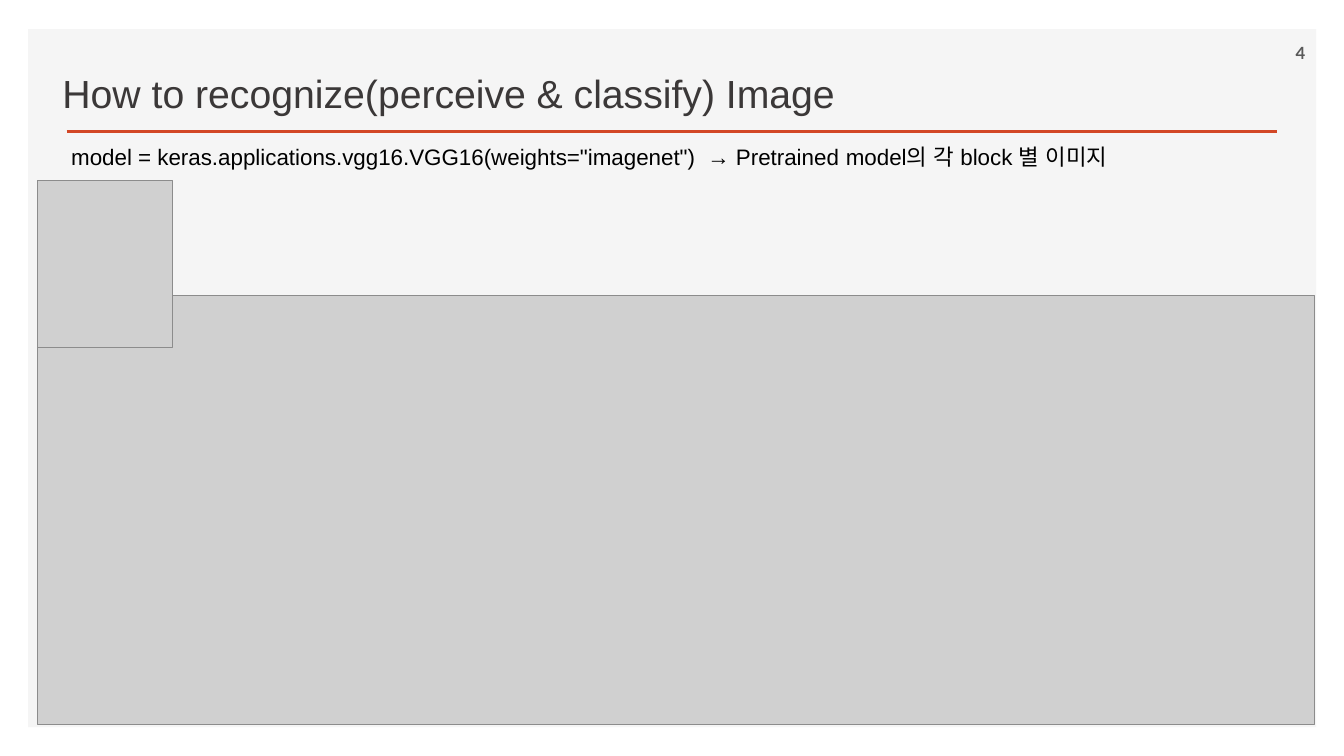
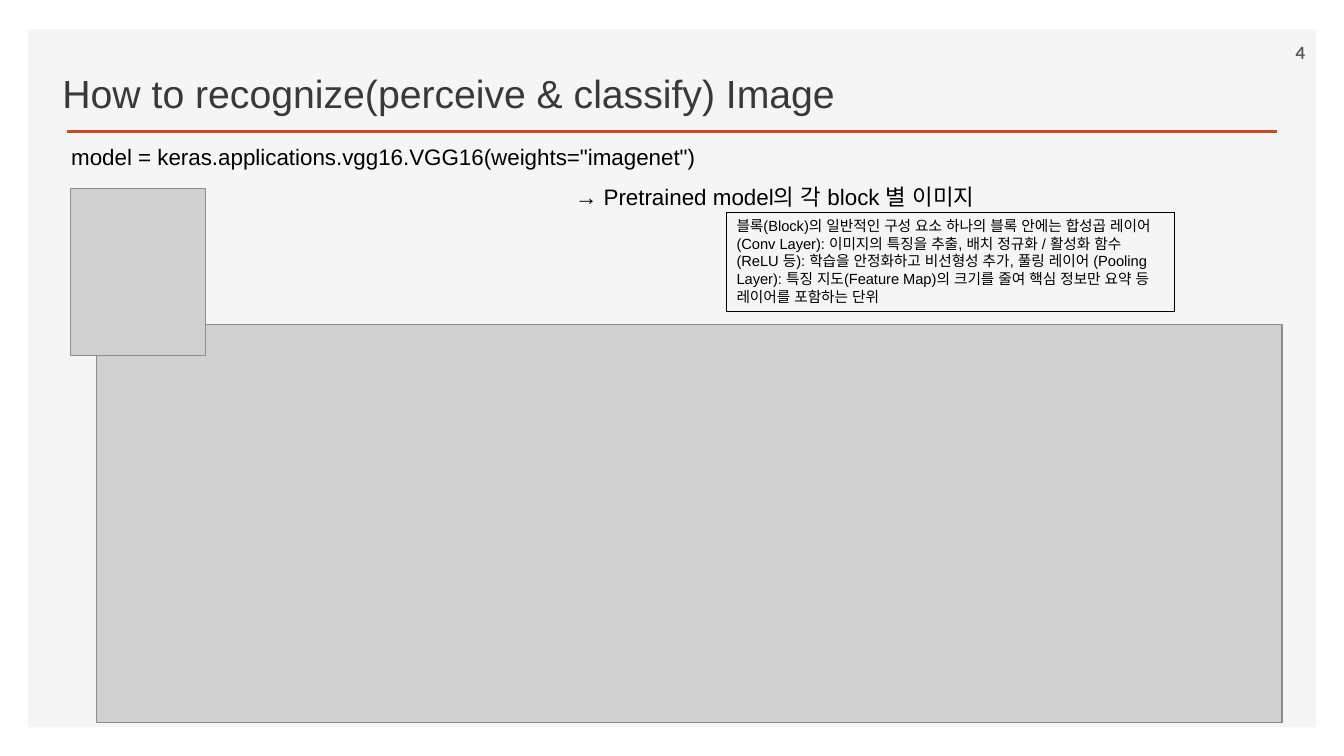
Before and after one commit to ancestor9/2026_Fall_Deep-Learning-with-Python, a slide deck: slide 4 of Chapter 10 Interpreting what ConvNets learn.pptx. Drawn at 1344x756 pixels with LibreOffice and Linux fonts; fonts in the diff are those of the drawing; grey boxes stand for pictures; background and template pictures are left out. Boxes give left, top, right and bottom in pixels: in the first picture for what was removed or moved away, otherwise in the second. Text is boxed around its words. In the diff, an @@ line names an element or a change of style, - is before the commit and + after.

```diff
--- a/Chapter 10 Interpreting what ConvNets learn.pptx
+++ b/Chapter 10 Interpreting what ConvNets learn.pptx
@@ text at box(71, 148, 975, 207): text changed @@
-model = keras.applications.vgg16.VGG16(weights="imagenet") → Pretrained model의 각 block 별 이미지
+model = keras.applications.vgg16.VGG16(weights="imagenet")
+→ Pretrained model의 각 block 별 이미지
@@ picture: place and size @@
-picture at box(38, 180, 173, 348)
+picture at box(71, 189, 206, 356)
@@ rectangle added at box(727, 212, 1176, 311), outline #000000 0.75 pt, 10.5 pt, text #000000 @@
+블록(Block)의 일반적인 구성 요소 하나의 블록 안에는 합성곱 레이어 (Conv Layer): 이미지의 특징을 추출, 배치 정규화 / 활성화 함수 (ReLU 등): 학습을 안정화하고 비선형성 추가, 풀링 레이어 (Pooling Layer): 특징 지도(Feature Map)의 크기를 줄여 핵심 정보만 요약 등 레이어를 포함하는 단위
@@ picture: place and size @@
-picture at box(38, 295, 1316, 725)
+picture at box(97, 325, 1282, 723)
```
Also in this commit, not shown: 4 other slides changed.
